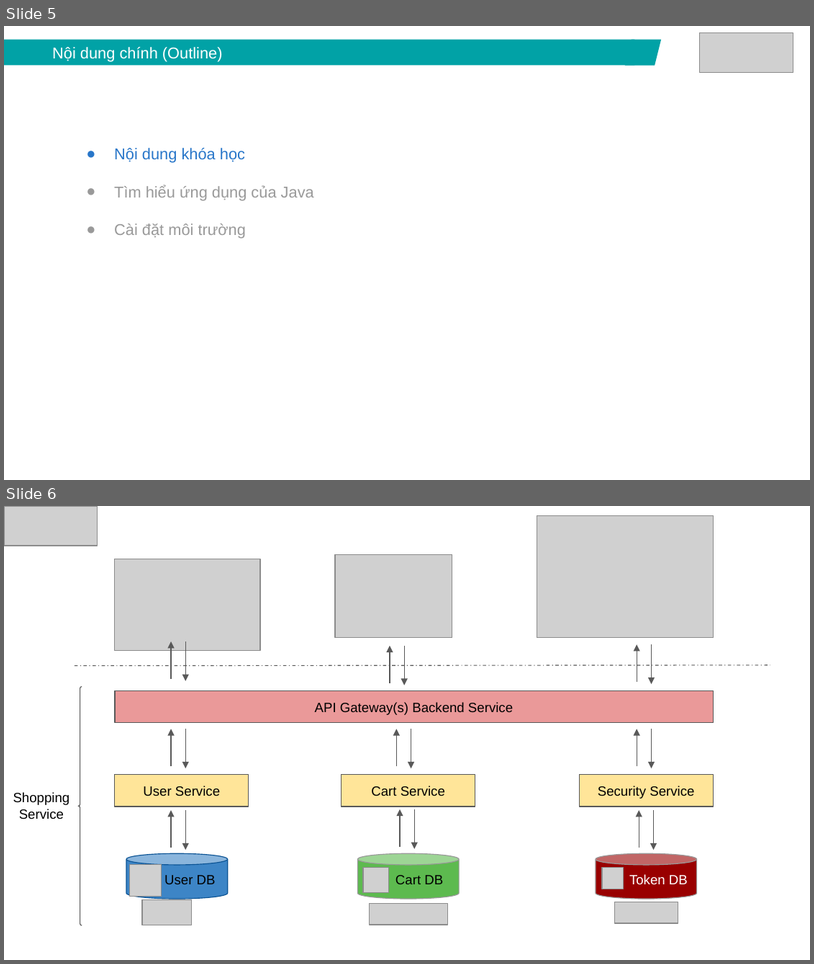
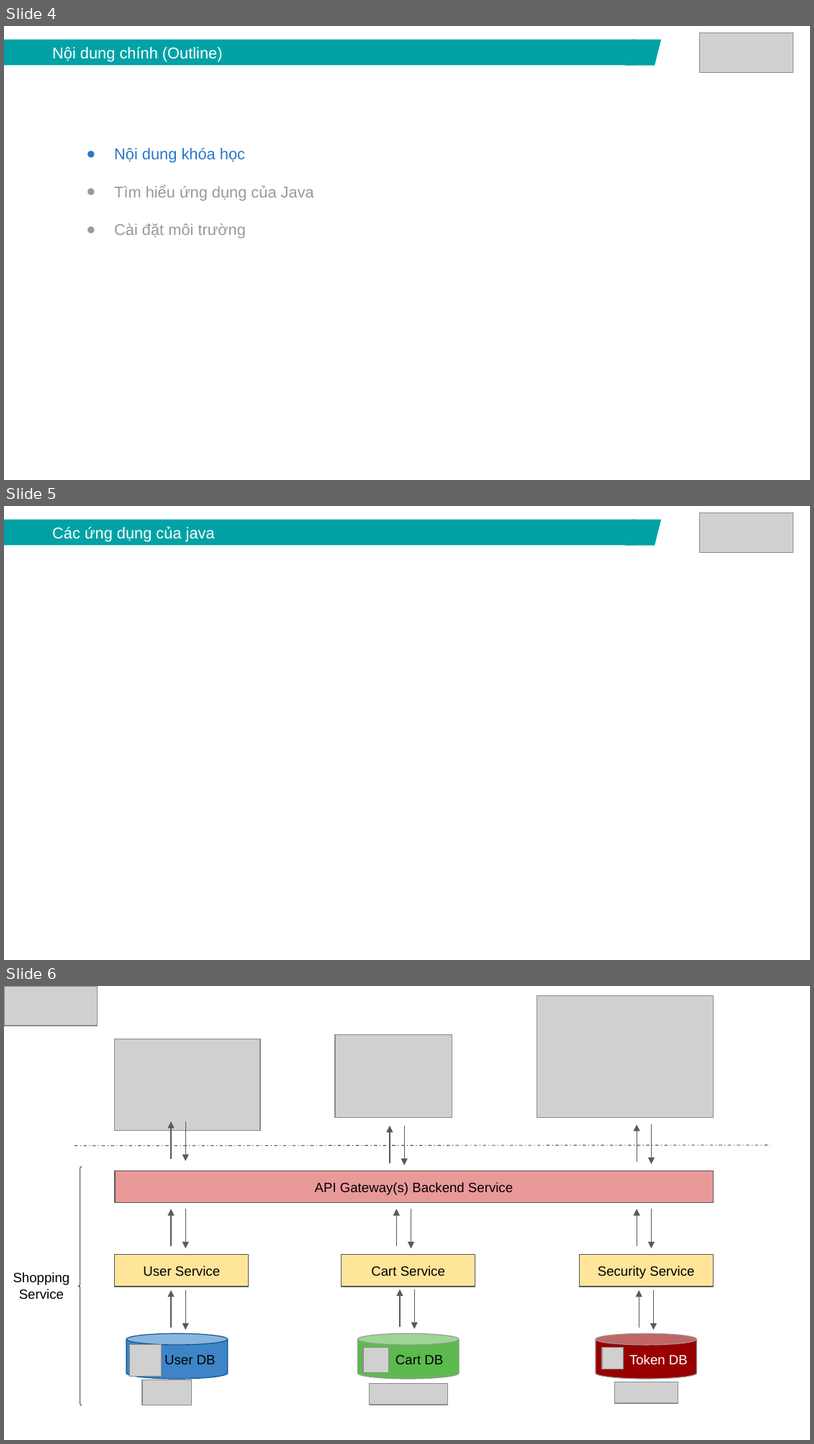
Before and after one commit to lamxung55/javacore, a slide deck: ppt/Java core - Lecture 1 - Introduction.pptx. Shown one above the other, each under a label of ours: slides 5 and 6 before the commit, slides 4, 5 and 6 after it. The pictures are 814x964 and 814x1444 pixels, drawn with LibreOffice and Linux fonts; fonts in the diff are those of the drawing; grey boxes stand for pictures. Boxes give left, top, right and bottom in pixels: in the first picture for what was removed or moved away, otherwise in the second. Text is boxed around its words. In the diff, an @@ line names an element or a change of style, - is before the commit and + after.

```diff
--- a/ppt/Java core - Lecture 1 - Introduction.pptx
+++ b/ppt/Java core - Lecture 1 - Introduction.pptx
@@ slide 5 added at bbox=[4, 506, 810, 960], background #FFFFFF @@
@@ rectangle added at bbox=[4, 520, 635, 546], fill #01A2A6, 14 pt, text #FFFFFF @@
+Các ứng dụng của java
@@ parallelogram added at bbox=[625, 520, 661, 546], fill #01A2A6 @@
@@ picture added at bbox=[700, 512, 793, 552] @@
@@ what was slide 5 is now slide 4 @@
```
Also in this commit, not shown: 3 slides changed, 1 slide removed.
